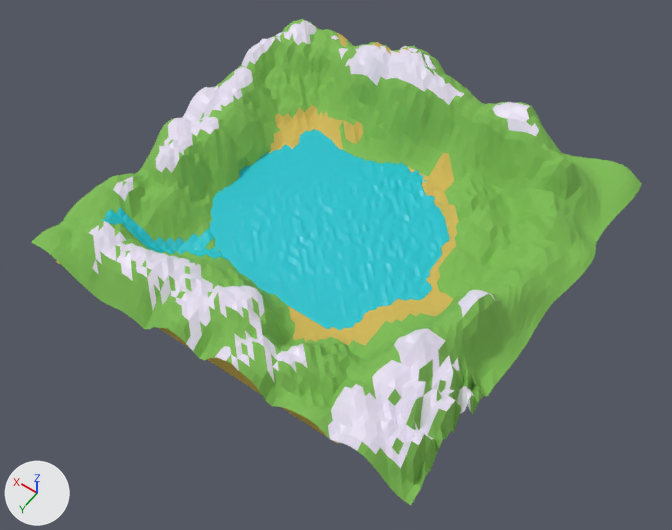
One commit to the COLLADA model src/main/resources/meshes/land.dae: the scene before it, then after it.
Camera for both pictures: a 50 mm lens placed at (-1546.0, 2251.0, 3170.0), pointed at (-88.0, 210.0, -37.0). The axes (+X, +Y, +Z) are drawn at lower left. The lights are the same throughout. Where no turn or scale is listed for an object, it has been applied to the vertices.

The scene before the commit, as lines of its bpy script (objects in view):
```python
mat_material_010 = principled_material('Material_010')
mat_material_010.base_color = (0.00885, 0.552, 0.64)  # cyan #17c4d1
mat_material_010.roughness = 0.44
me_plane = bpy.data.meshes.new('Plane')
me_plane.from_pydata(...)  # 8450 vertices, 16384 faces; spans x -1000.0..963.0, y -998.0..962.0, z -36.0..396.0
# faces by material slot: [4781, 1166, 7199, 3238]
me_plane.materials.append(mat_material_002)  # green #7ebc54
me_plane.materials.append(mat_material_003)  # light grey #c3bbd1
me_plane.materials.append(mat_material_004)  # yellow #d1b656
me_plane.materials.append(mat_material_010)  # cyan #17c4d1
ob_plane = bpy.data.objects.new('Plane', me_plane)
ob_plane.location = (0.0, 0.0, -41.0)
```
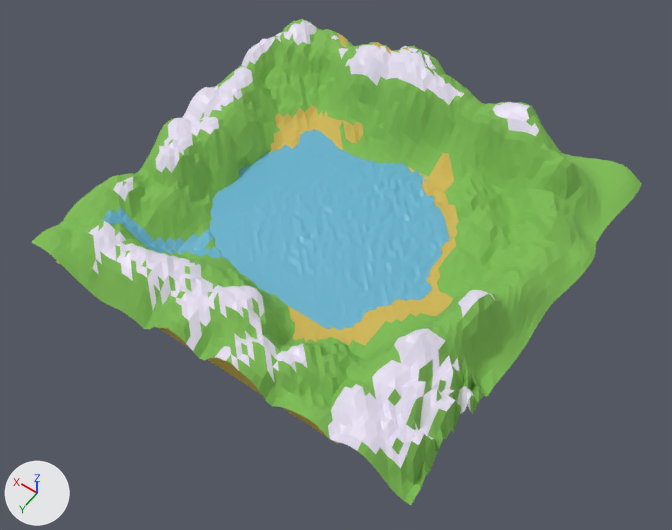
Commit message: Changed water color to blue

Location of each change, (x1, y1, x2, y2) in pixels of the pictures (672 x 530 px):
```json
{"object": "Plane", "change": "recoloured", "before": [100, 127, 452, 333], "after": [100, 127, 452, 333]}
```

Scene script edits in JSON lines:
```json
{"op": "set", "path": "mat_material_010.base_color", "old": "(0.00885, 0.552, 0.64)", "new": "(0.137, 0.453, 0.64)", "note": "cyan #18c4d1 -> cyan #67b3d1"}
```
